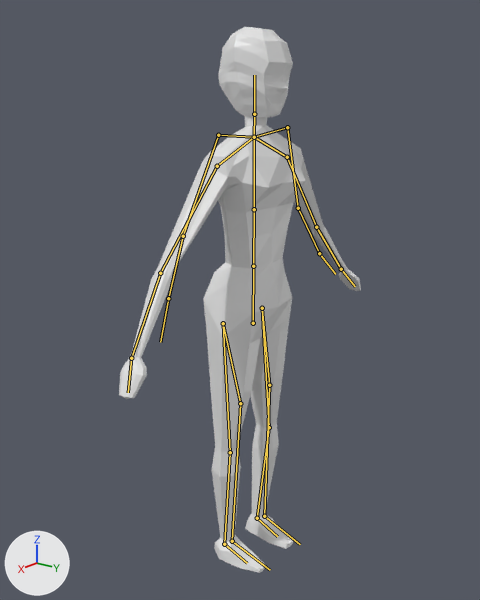
A saved change to the Blender file Assets/Models/blend/charakter.blend.
One viewpoint serves both versions: a camera (50 mm lens) standing at (1.769, 1.36, 1.718) and looking at (-0.042, -0.094, 0.99). Every picture has the same lights, and +X, +Y and +Z are marked at lower left. The bones that bend it are drawn over the model as lines.

Objects in the first picture: 'charaket_mesh'.
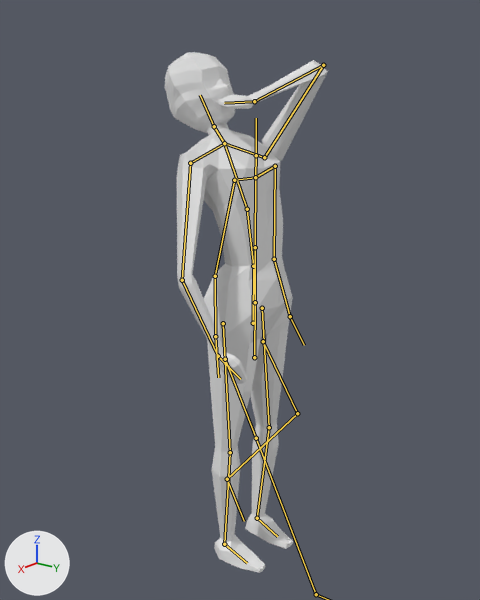
The newer file adds an action. The first version stands in its rest pose; the second is drawn at frame 2 of the action 'drink_end'.

What differs and where, as boxes [x1, y1, x2, y2] in the pictures (480 x 600 px):
'charaket_mesh', posed (33% narrower): before [119, 27, 361, 573]; after [165, 52, 328, 573]
bone 'lower_spine', root to tip: before (253, 266) to (254, 209); after (253, 266) to (247, 209)
bone 'upper_spine', root to tip: before (254, 209) to (254, 137); after (247, 209) to (224, 143)
bone 'neck', root to tip: before (254, 137) to (254, 114); after (224, 143) to (214, 126)
bone 'head', root to tip: before (254, 114) to (254, 75); after (214, 126) to (200, 95)
bone 'shoulder.l', root to tip: before (254, 137) to (287, 157); after (224, 143) to (264, 157)
bone 'upper_arm.l', root to tip: before (287, 157) to (316, 227); after (264, 157) to (323, 65)
bone 'lower_arm.l', root to tip: before (316, 227) to (341, 269); after (323, 65) to (254, 101)
bone 'hand.l', root to tip: before (341, 269) to (355, 286); after (254, 101) to (224, 103)
bone 'shoulder.r', root to tip: before (254, 137) to (217, 166); after (224, 143) to (190, 163)
bone 'upper_arm.r', root to tip: before (217, 166) to (160, 273); after (190, 163) to (182, 280)
bone 'lower_arm.r', root to tip: before (160, 273) to (131, 358); after (182, 280) to (218, 356)
bone 'hand.r', root to tip: before (131, 358) to (128, 392); after (218, 356) to (240, 379)

Edits to the bpy script that builds the scene:
```text
Change bone_lower_spine:
    where bone_lower_spine = bpy.data.objects['lame_one'].pose.bones['lower_spine']  # child of 'ROOT'
    bone_lower_spine.rotation_quaternion: (1.0, 0.0, 0.0, 0.0) -> (0.997, -0.079, 0.0, -0.006)  # degrees (0, 0, 0) -> degrees (-9, 0, -1)
Change bone_upper_spine:
    where bone_upper_spine = bpy.data.objects['lame_one'].pose.bones['upper_spine']  # child of 'lower_spine'
    bone_upper_spine.rotation_quaternion: (1.0, 0.0, 0.0, 0.0) -> (0.988, -0.15, -0.002, -0.01)  # degrees (0, 0, 0) -> degrees (-17, 0, -1)
Change bone_neck:
    where bone_neck = bpy.data.objects['lame_one'].pose.bones['neck']  # child of 'upper_spine'
    bone_neck.location: (0.0, 0.0, 0.0) -> (0.0, -0.001, -0.012)
    bone_neck.rotation_quaternion: (1.0, 0.0, 0.0, 0.0) -> (0.992, -0.124, -0.001, -0.004)  # degrees (0, 0, 0) -> degrees (-14, 0, 0)
Change bone_head:
    where bone_head = bpy.data.objects['lame_one'].pose.bones['head']  # child of 'neck'
    bone_head.rotation_quaternion: (1.0, 0.0, 0.0, 0.0) -> (0.996, 0.084, -0.023, 0.025)  # degrees (0, 0, 0) -> degrees (10, -3, 3)
Change bone_shoulder_l:
    where bone_shoulder_l = bpy.data.objects['lame_one'].pose.bones['shoulder.l']  # child of 'upper_spine'
    bone_shoulder_l.rotation_quaternion: (1.0, 0.0, 0.0, 0.0) -> (0.999, 0.0, 0.0, 0.043)  # degrees (0, 0, 0) -> degrees (0, 0, 5)
Change bone_upper_arm_l:
    where bone_upper_arm_l = bpy.data.objects['lame_one'].pose.bones['upper_arm.l']  # child of 'shoulder.l'
    bone_upper_arm_l.location: (0.0, 0.0, 0.0) -> (-0.001, -0.002, 0.012)
    bone_upper_arm_l.rotation_quaternion: (1.0, 0.0, 0.0, 0.0) -> (0.446, 0.799, -0.338, -0.222)  # degrees (0, 0, 0) -> degrees (120, 3, -48)
Change bone_lower_arm_l:
    where bone_lower_arm_l = bpy.data.objects['lame_one'].pose.bones['lower_arm.l']  # child of 'upper_arm.l'
    bone_lower_arm_l.rotation_quaternion: (1.0, 0.0, 0.0, 0.0) -> (0.353, 0.039, -0.167, -0.907)  # degrees (0, 0, 0) -> degrees (20, -3, -138)
Change bone_hand_l:
    where bone_hand_l = bpy.data.objects['lame_one'].pose.bones['hand.l']  # child of 'lower_arm.l'
    bone_hand_l.rotation_quaternion: (1.0, 0.0, 0.0, 0.0) -> (0.916, -0.149, 0.224, 0.283)  # degrees (0, 0, 0) -> degrees (-10, 30, 32)
Change bone_shoulder_r:
    where bone_shoulder_r = bpy.data.objects['lame_one'].pose.bones['shoulder.r']  # child of 'upper_spine'
    bone_shoulder_r.rotation_quaternion: (1.0, 0.0, 0.0, 0.0) -> (0.999, 0.0, 0.0, 0.044)  # degrees (0, 0, 0) -> degrees (0, 0, 5)
Change bone_upper_arm_r:
    where bone_upper_arm_r = bpy.data.objects['lame_one'].pose.bones['upper_arm.r']  # child of 'shoulder.r'
    bone_upper_arm_r.rotation_quaternion: (1.0, 0.0, 0.0, 0.0) -> (0.977, 0.085, -0.055, -0.185)  # degrees (0, 0, 0) -> degrees (11, -4, -22)
Change bone_lower_arm_r:
    where bone_lower_arm_r = bpy.data.objects['lame_one'].pose.bones['lower_arm.r']  # child of 'upper_arm.r'
    bone_lower_arm_r.rotation_quaternion: (1.0, 0.0, 0.0, 0.0) -> (0.968, -0.044, 0.025, -0.246)  # degrees (0, 0, 0) -> degrees (-6, 2, -29)
Change bone_hand_r:
    where bone_hand_r = bpy.data.objects['lame_one'].pose.bones['hand.r']  # child of 'lower_arm.r'
    bone_hand_r.rotation_quaternion: (1.0, 0.0, 0.0, 0.0) -> (0.997, -0.001, 0.032, -0.077)  # degrees (0, 0, 0) -> degrees (0, 4, -9)
```
